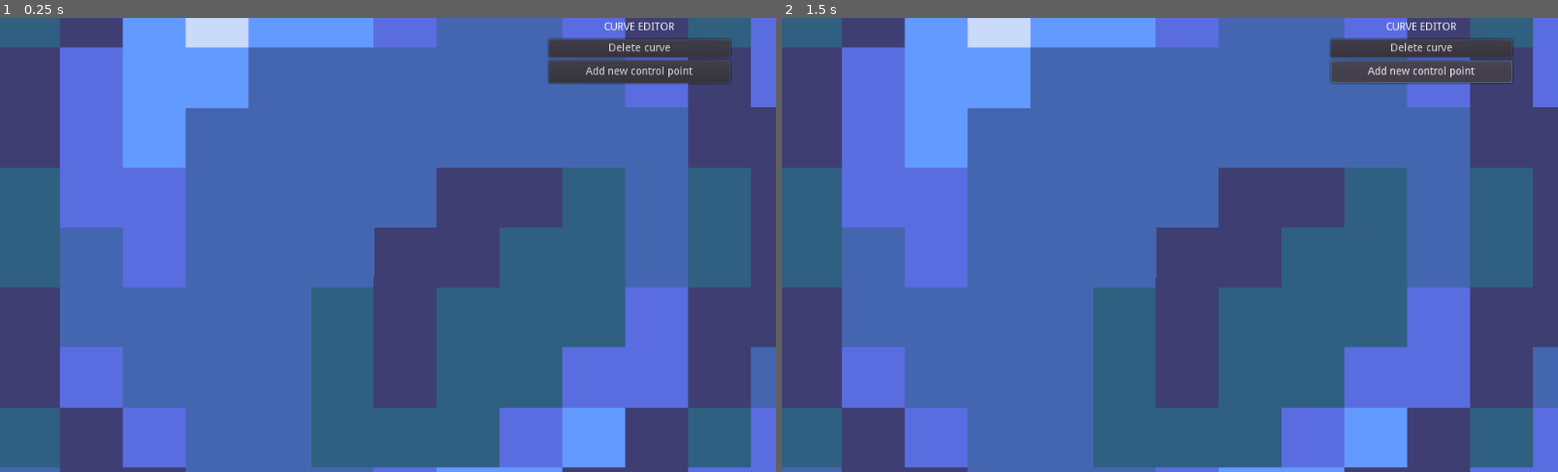
Above: before the commit, frames 1-2 (left to right).
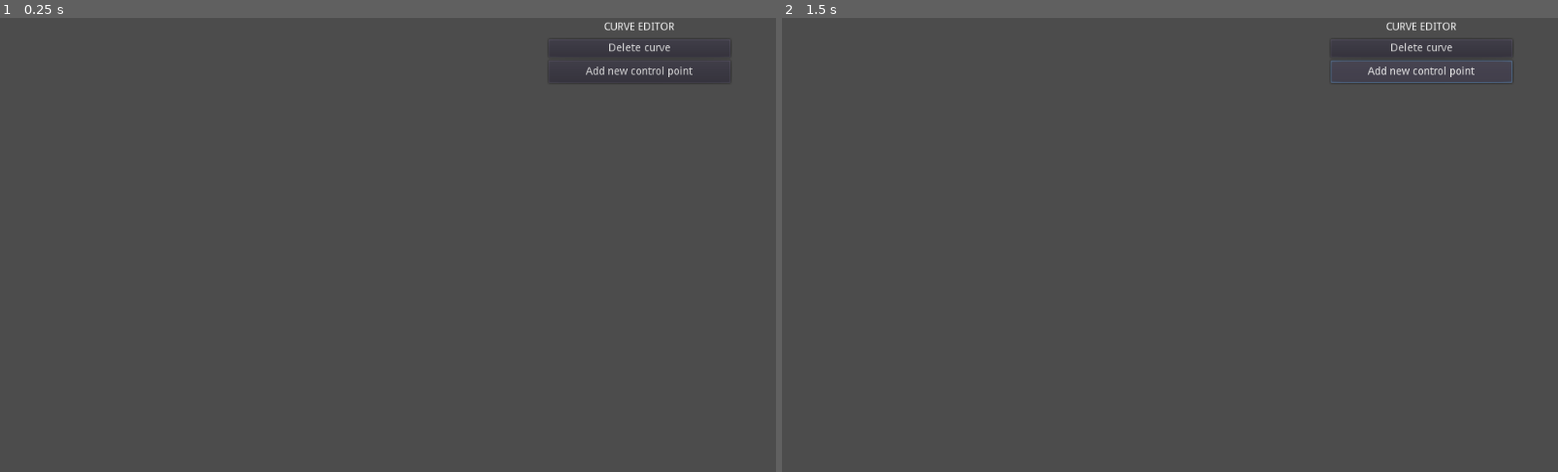
Above: after the commit, the same moments.

Repository: ZucchiniKing12/BezCurveMaker
Game: Godot game, scene res://Main/Main.tscn
Same seed, same stepped clock (60 frames per second), same inputs: the game is played once before the commit and once after it.
Inputs:
- Up to frame 1 (0.25 s): no input
- Up to frame 2 (1.5 s): click "Add new control point" at 0.5 s; click "Add new control point" at 1.25 s

The runs differ from the first frame. In frame 1, 98% of the frame differs, in the area x 0-100%, y 0-100%; in frame 2, 98%.

Commit message:
that was weird

Diff:
--- a/Main/Main.tscn
+++ b/Main/Main.tscn
@@ -1,16 +1,9 @@
-[gd_scene load_steps=3 format=2]
+[gd_scene load_steps=2 format=2]
 
 [ext_resource path="res://Main/Main.gd" type="Script" id=1]
-[ext_resource path="res://BezCurve/point.png" type="Texture" id=2]
 
 [node name="Main" type="Node2D"]
 z_index = 108
 script = ExtResource( 1 )
 
 [node name="Curves" type="Node" parent="."]
-
-[node name="Point" type="Sprite" parent="."]
-position = Vector2( 493.5, 277 )
-scale = Vector2( 41.4688, 39.625 )
-z_index = -560
-texture = ExtResource( 2 )
